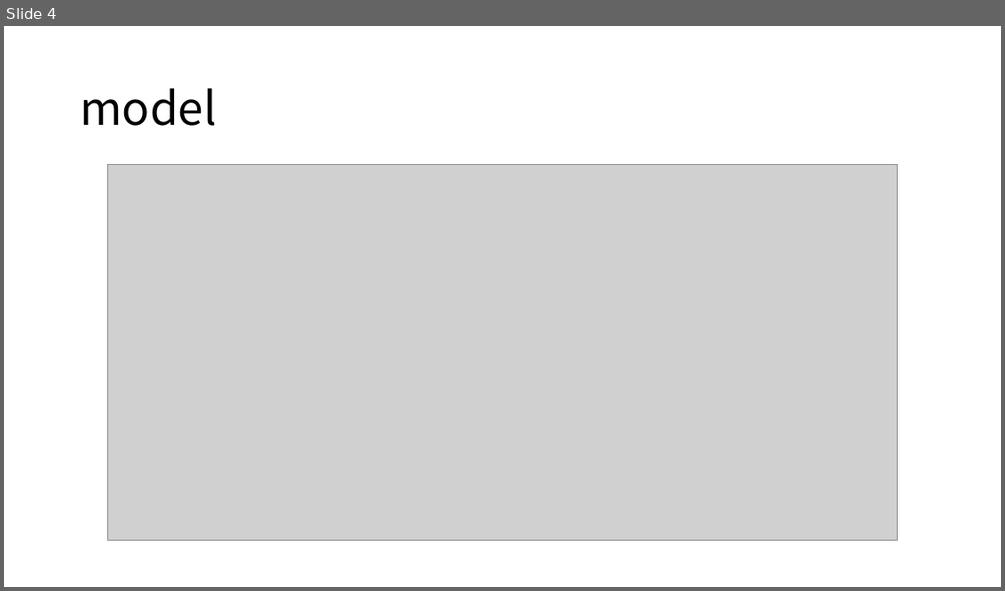
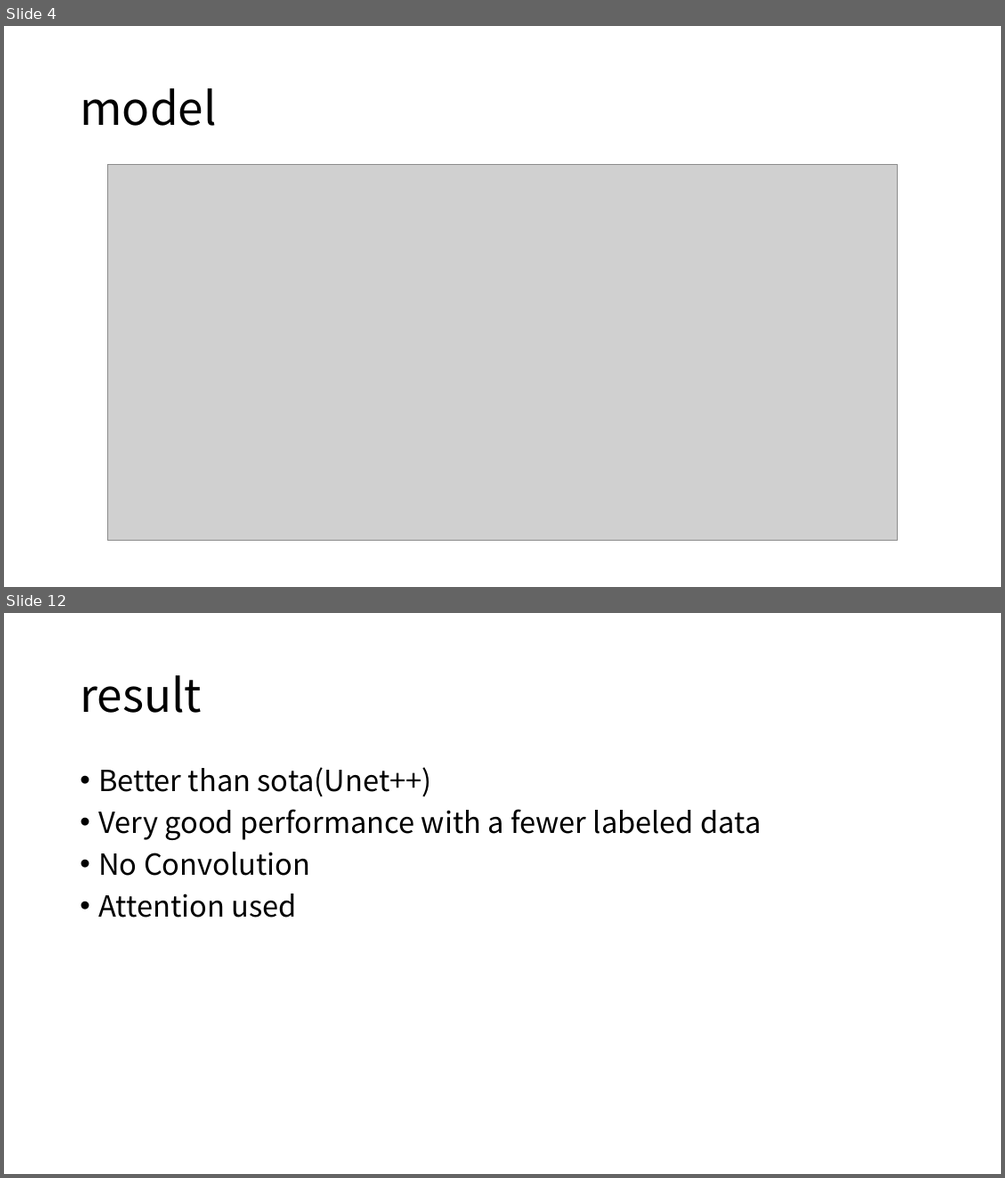
Before and after one commit to kyle1213/deep-learning-study, a slide deck: presentations/Convolution-Free Medical Image Segmentation using Transformers.pptx. Shown one above the other, each under a label of ours: slide 4 before the commit, slides 4 and 12 after it; the slides between them are not shown. The pictures are 1005x591 and 1005x1178 pixels, drawn with LibreOffice and Linux fonts; fonts in the diff are those of the drawing; grey boxes stand for pictures. Boxes give left, top, right and bottom in pixels: in the first picture for what was removed or moved away, otherwise in the second. Text is boxed around its words. In the diff, an @@ line names an element or a change of style, - is before the commit and + after.

```diff
--- a/presentations/Convolution-Free Medical Image Segmentation using Transformers.pptx
+++ b/presentations/Convolution-Free Medical Image Segmentation using Transformers.pptx
@@ slide 12 added at (4,613,1001,1174), background #FFFFFF @@
@@ title added at (80,675,202,713), 44 pt, text #000000 @@
+result
@@ text added at (98,767,761,917), 28 pt, text #000000 @@
+• Better than sota(Unet++)
+• Very good performance with a fewer labeled data
+• No Convolution
+• Attention used
```
Also in this commit, not shown: 7 other slides added.
